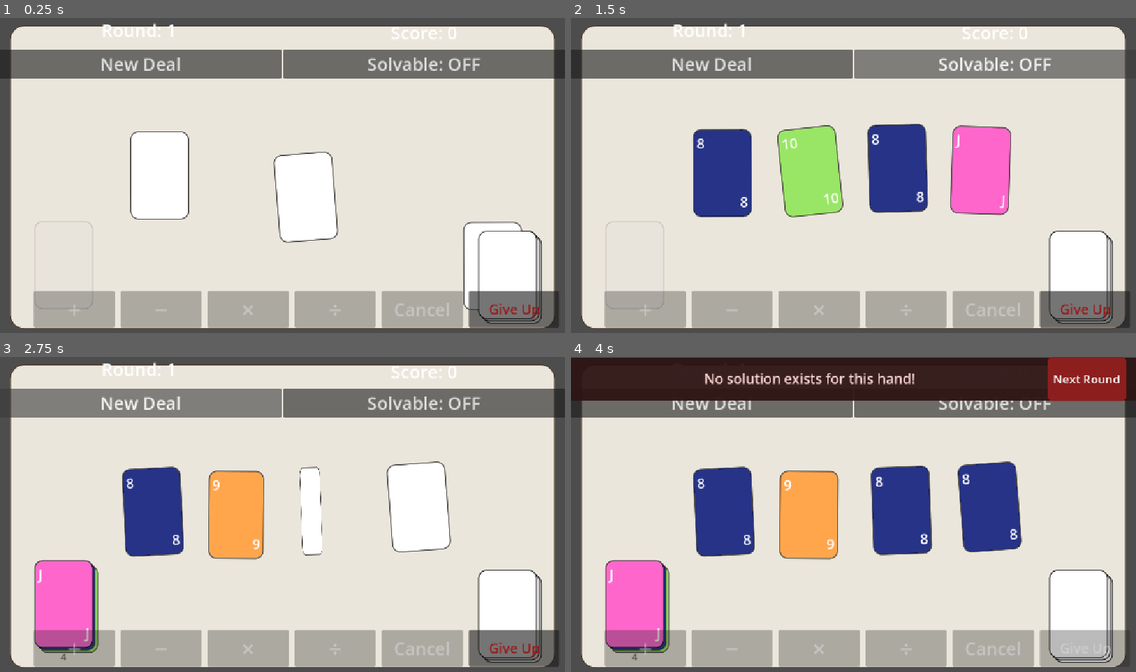
Above: before the commit, frames 1-4 (two rows, left to right).
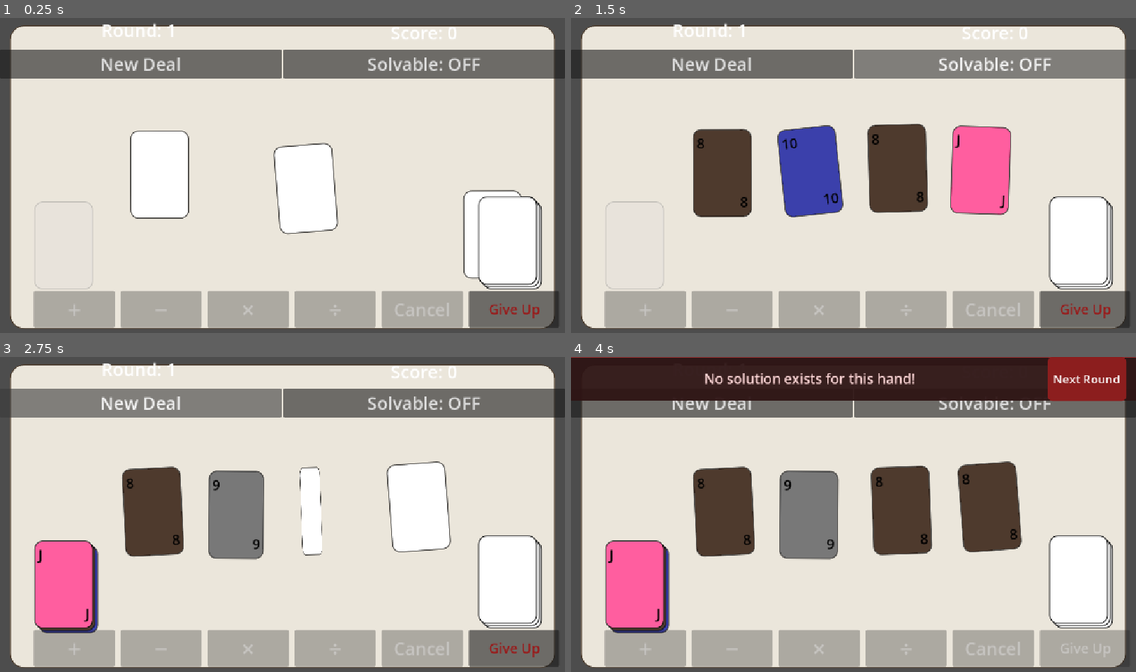
Above: after the commit, the same moments.

Repository: sky-q-xu/card-24
Game: Godot game, scene res://scenes/main.tscn
Same seed, same stepped clock (60 frames per second), same inputs: the game is played once before the commit and once after it.
Inputs:
- Up to frame 1 (0.25 s): no input
- Up to frame 2 (1.5 s): click "Solvable: OFF" at 0.5 s; click "Solvable: ON" at 1.25 s
- Up to frame 3 (2.75 s): click "New Deal" at 2 s
- Up to frame 4 (4 s): click "New Deal" at 2.75 s; click "Give Up" at 3.5 s

The runs differ from the first frame. In frame 1, 3.2% of the frame differs, in the area x 6-96%, y 35-98%; in frame 2, 13%; in frame 3, 11%; in frame 4, 17%, in the area x 6-96%, y 33-98%.

Commit message:
Polish: black card fonts, confetti fix, solvable-toggle re-deal
- Set font_color = black on all card labels (corner + stack layers + badge)
- Fix confetti emitter positions by deferring offset calculation to _show_win
- Extend confetti lifetime to 5.5s so fast particles reach the bottom
- Re-deal immediately when Solvable toggle is turned ON

Co-Authored-By: Claude Sonnet 4.6 <noreply@anthropic.com>

Diff:
--- a/scenes/card.tscn
+++ b/scenes/card.tscn
@@ -31,6 +31,7 @@
 offset_top = 8.0
 offset_right = 72.0
 offset_bottom = 50.0
+theme_override_colors/font_color = Color(0, 0, 0, 1)
 theme_override_font_sizes/font_size = 22
 horizontal_alignment = 0
 vertical_alignment = 1
@@ -45,6 +46,7 @@
 offset_top = -50.0
 offset_right = -8.0
 offset_bottom = -8.0
+theme_override_colors/font_color = Color(0, 0, 0, 1)
 theme_override_font_sizes/font_size = 22
 horizontal_alignment = 2
 vertical_alignment = 1
@@ -60,6 +62,7 @@
 offset_top = 8.0
 offset_right = 72.0
 offset_bottom = 50.0
+theme_override_colors/font_color = Color(0, 0, 0, 1)
 theme_override_font_sizes/font_size = 22
 horizontal_alignment = 0
 vertical_alignment = 1
@@ -74,6 +77,7 @@
 offset_top = -50.0
 offset_right = -8.0
 offset_bottom = -8.0
+theme_override_colors/font_color = Color(0, 0, 0, 1)
 theme_override_font_sizes/font_size = 22
 horizontal_alignment = 2
 vertical_alignment = 1
@@ -91,6 +95,7 @@
 offset_top = 8.0
 offset_right = 72.0
 offset_bottom = 50.0
+theme_override_colors/font_color = Color(0, 0, 0, 1)
 theme_override_font_sizes/font_size = 22
 horizontal_alignment = 0
 vertical_alignment = 1
@@ -105,6 +110,7 @@
 offset_top = -50.0
 offset_right = -8.0
 offset_bottom = -8.0
+theme_override_colors/font_color = Color(0, 0, 0, 1)
 theme_override_font_sizes/font_size = 22
 horizontal_alignment = 2
 vertical_alignment = 1
@@ -122,6 +128,7 @@
 offset_top = 8.0
 offset_right = 72.0
 offset_bottom = 50.0
+theme_override_colors/font_color = Color(0, 0, 0, 1)
 theme_override_font_sizes/font_size = 22
 horizontal_alignment = 0
 vertical_alignment = 1
@@ -136,6 +143,7 @@
 offset_top = -50.0
 offset_right = -8.0
 offset_bottom = -8.0
+theme_override_colors/font_color = Color(0, 0, 0, 1)
 theme_override_font_sizes/font_size = 22
 horizontal_alignment = 2
 vertical_alignment = 1
@@ -150,6 +158,7 @@
 offset_top = 8.0
 offset_right = 72.0
 offset_bottom = 52.0
+theme_override_colors/font_color = Color(0, 0, 0, 1)
 theme_override_font_sizes/font_size = 28
 horizontal_alignment = 0
 vertical_alignment = 1
@@ -164,6 +173,7 @@
 offset_top = -52.0
 offset_right = -8.0
 offset_bottom = -8.0
+theme_override_colors/font_color = Color(0, 0, 0, 1)
 theme_override_font_sizes/font_size = 28
 horizontal_alignment = 2
 vertical_alignment = 1
@@ -176,6 +186,7 @@
 anchor_bottom = 1.0
 grow_horizontal = 2
 grow_vertical = 2
+theme_override_colors/font_color = Color(0, 0, 0, 1)
 theme_override_font_sizes/font_size = 14
 horizontal_alignment = 1
 vertical_alignment = 1
--- a/scenes/main.tscn
+++ b/scenes/main.tscn
@@ -1,11 +1,23 @@
-[gd_scene load_steps=10 format=3]
+[gd_scene format=3 uid="uid://c5kai8wyp7pmh"]
 
-[ext_resource type="Script" path="res://scripts/main.gd" id="1"]
+[ext_resource type="Script" uid="uid://4rowgqc2krih" path="res://scripts/main.gd" id="1"]
 [ext_resource type="PackedScene" path="res://scenes/operator_bar.tscn" id="2"]
-[ext_resource type="PackedScene" path="res://scenes/hud.tscn" id="3"]
+[ext_resource type="PackedScene" uid="uid://bj05n3a5mqu1q" path="res://scenes/hud.tscn" id="3"]
 [ext_resource type="PackedScene" path="res://scenes/screens/win_screen.tscn" id="4"]
 [ext_resource type="PackedScene" path="res://scenes/screens/lose_screen.tscn" id="5"]
 [ext_resource type="PackedScene" path="res://scenes/screens/give_up_screen.tscn" id="6"]
+
+[sub_resource type="StyleBoxFlat" id="7"]
+bg_color = Color(0.92, 0.9, 0.86, 1)
+border_width_left = 2
+border_width_top = 2
+border_width_right = 2
+border_width_bottom = 2
+border_color = Color(0.3, 0.24, 0.18, 1)
+corner_radius_top_left = 28
+corner_radius_top_right = 28
+corner_radius_bottom_right = 28
+corner_radius_bottom_left = 28
 
 [sub_resource type="StyleBoxFlat" id="6"]
 bg_color = Color(1, 1, 1, 1)
@@ -16,20 +28,8 @@
 border_color = Color(0.15, 0.15, 0.15, 1)
 corner_radius_top_left = 16
 corner_radius_top_right = 16
+corner_radius_bottom_right = 16
 corner_radius_bottom_left = 16
-corner_radius_bottom_right = 16
-
-[sub_resource type="StyleBoxFlat" id="7"]
-bg_color = Color(0.92, 0.90, 0.86, 1)
-border_width_left = 2
-border_width_top = 2
-border_width_right = 2
-border_width_bottom = 2
-border_color = Color(0.30, 0.24, 0.18, 1)
-corner_radius_top_left = 28
-corner_radius_top_right = 28
-corner_radius_bottom_left = 28
-corner_radius_bottom_right = 28
 
 [sub_resource type="StyleBoxFlat" id="8"]
 bg_color = Color(0.85, 0.85, 0.85, 0.18)
@@ -40,17 +40,17 @@
 border_color = Color(0.5, 0.5, 0.5, 0.35)
 corner_radius_top_left = 16
 corner_radius_top_right = 16
+corner_radius_bottom_right = 16
 corner_radius_bottom_left = 16
-corner_radius_bottom_right = 16
 
-[node name="Main" type="Node2D"]
+[node name="Main" type="Node2D" unique_id=14108920]
 script = ExtResource("1")
 
-[node name="BackgroundLayer" type="CanvasLayer" parent="."]
+[node name="BackgroundLayer" type="CanvasLayer" parent="." unique_id=1834076352]
 layer = -1
 
-[node name="Background" type="Panel" parent="BackgroundLayer"]
-layout_mode = 1
+[node name="Background" type="Panel" parent="BackgroundLayer" unique_id=340168364]
+anchors_preset = 15
 anchor_right = 1.0
 anchor_bottom = 1.0
 offset_left = 20.0
@@ -59,71 +59,71 @@
 offset_bottom = -12.0
 theme_override_styles/panel = SubResource("7")
 
-[node name="GameBoard" type="Node2D" parent="."]
+[node name="GameBoard" type="Node2D" parent="." unique_id=277816719]
 
-[node name="CardSlots" type="Node2D" parent="GameBoard"]
+[node name="CardSlots" type="Node2D" parent="GameBoard" unique_id=804606056]
 
-[node name="Slot0" type="Marker2D" parent="GameBoard/CardSlots"]
+[node name="Slot0" type="Marker2D" parent="GameBoard/CardSlots" unique_id=1866189957]
 position = Vector2(246, 225)
 
-[node name="Slot1" type="Marker2D" parent="GameBoard/CardSlots"]
+[node name="Slot1" type="Marker2D" parent="GameBoard/CardSlots" unique_id=1764608213]
 position = Vector2(426, 225)
 
-[node name="Slot2" type="Marker2D" parent="GameBoard/CardSlots"]
+[node name="Slot2" type="Marker2D" parent="GameBoard/CardSlots" unique_id=399212370]
 position = Vector2(606, 225)
 
-[node name="Slot3" type="Marker2D" parent="GameBoard/CardSlots"]
+[node name="Slot3" type="Marker2D" parent="GameBoard/CardSlots" unique_id=735598947]
 position = Vector2(786, 225)
 
-[node name="Deck" type="Node2D" parent="GameBoard"]
-position = Vector2(975, 435)
+[node name="Deck" type="Node2D" parent="GameBoard" unique_id=1370358281]
+position = Vector2(975, 365)
 
-[node name="Layer2" type="Panel" parent="GameBoard/Deck"]
+[node name="Layer2" type="Panel" parent="GameBoard/Deck" unique_id=1037053738]
 offset_left = 10.0
 offset_top = 10.0
 offset_right = 130.0
 offset_bottom = 190.0
 theme_override_styles/panel = SubResource("6")
 
-[node name="Layer1" type="Panel" parent="GameBoard/Deck"]
+[node name="Layer1" type="Panel" parent="GameBoard/Deck" unique_id=685819394]
 offset_left = 5.0
 offset_top = 5.0
 offset_right = 125.0
 offset_bottom = 185.0
 theme_override_styles/panel = SubResource("6")
 
-[node name="Layer0" type="Panel" parent="GameBoard/Deck"]
+[node name="Layer0" type="Panel" parent="GameBoard/Deck" unique_id=48246479]
 offset_right = 120.0
 offset_bottom = 180.0
 theme_override_styles/panel = SubResource("6")
 
-[node name="DiscardPile" type="Node2D" parent="GameBoard"]
-position = Vector2(70, 415)
+[node name="DiscardPile" type="Node2D" parent="GameBoard" unique_id=2124266396]
+position = Vector2(70, 375)
 
-[node name="EmptySlot" type="Panel" parent="GameBoard/DiscardPile"]
+[node name="EmptySlot" type="Panel" parent="GameBoard/DiscardPile" unique_id=641467980]
 offset_right = 120.0
 offset_bottom = 180.0
 theme_override_styles/panel = SubResource("8")
 
-[node name="CountLabel" type="Label" parent="GameBoard/DiscardPile"]
+[node name="CountLabel" type="Label" parent="GameBoard/DiscardPile" unique_id=1258828959]
+visible = false
 offset_top = 185.0
 offset_right = 120.0
 offset_bottom = 215.0
+theme_override_colors/font_color = Color(0.35, 0.28, 0.2, 1)
 theme_override_font_sizes/font_size = 18
-theme_override_colors/font_color = Color(0.35, 0.28, 0.20, 1)
 horizontal_alignment = 1
-text = ""
 
-[node name="OperatorBar" parent="." instance=ExtResource("2")]
+[node name="OperatorBar" parent="." unique_id=688223581 instance=ExtResource("2")]
 
-[node name="HUD" parent="." instance=ExtResource("3")]
+[node name="HUD" parent="." unique_id=279571838 instance=ExtResource("3")]
 
-[node name="WinScreen" parent="." instance=ExtResource("4")]
+[node name="WinScreen" parent="." unique_id=249563921 instance=ExtResource("4")]
 offset = Vector2(-550, -200)
 transform = Transform2D(1, 0, 0, 1, -550, -200)
 
-[node name="LoseScreen" parent="." instance=ExtResource("5")]
+[node name="LoseScreen" parent="." unique_id=1024498772 instance=ExtResource("5")]
 offset = Vector2(-550, -200)
 transform = Transform2D(1, 0, 0, 1, -550, -200)
 
-[node name="GiveUpScreen" parent="." instance=ExtResource("6")]
+[node name="GiveUpScreen" parent="." unique_id=1088034401 instance=ExtResource("6")]
--- a/scripts/card.gd
+++ b/scripts/card.gd
@@ -82,6 +82,25 @@
 	$Panel/BottomLabel.visible = false
 
 func reveal_face() -> void:
+	$Panel.add_theme_stylebox_override("panel", _make_card_style(value))
+	$Panel/TopLabel.visible = true
+	$Panel/BottomLabel.visible = true
+
+func collapse_to_face_up() -> void:
+	if not is_merged:
+		return
+	# Merged cards have their origin at the visual center; restore top-left origin.
+	global_position -= Vector2(CARD_W * 0.5, CARD_H * 0.5)
+	is_merged = false
+	$StackLayer0.visible = false
+	$StackLayer1.visible = false
+	$StackLayer2.visible = false
+	$StackLayer3.visible = false
+	$Panel/BarLabel.visible = false
+	$Panel.offset_left   = 0.0
+	$Panel.offset_top    = 0.0
+	$Panel.offset_right  = CARD_W
+	$Panel.offset_bottom = CARD_H
 	$Panel.add_theme_stylebox_override("panel", _make_card_style(value))
 	$Panel/TopLabel.visible = true
 	$Panel/BottomLabel.visible = true
@@ -183,20 +202,20 @@
 		var hue := fmod(absf(v) * 0.618033988749, 1.0)
 		return Color.from_hsv(hue, 0.55, 0.88)
 	match int(roundf(v)):
-		1:  return Color(1.0, 0.85, 0.3)
-		2:  return Color(0.5, 0.85, 0.5)
-		3:  return Color(1.0, 0.5,  0.4)
-		4:  return Color(0.4, 0.7,  1.0)
-		5:  return Color(0.75, 0.5, 1.0)
-		6:  return Color(0.3, 0.8,  0.8)
+		1:  return Color(1.0, 0.0, 0.302, 1.0)
+		2:  return Color(0.95, 0.491, 0.0, 1.0)
+		3:  return Color(1.0, 0.928, 0.14, 1.0)
+		4:  return Color(0.344, 0.84, 0.344, 1.0)
+		5:  return Color(0.5, 0.975, 1.0, 1.0)
+		6:  return Color(0.59, 0.296, 0.8, 1.0)
 		7:  return Color(1.0, 0.6,  0.8)
-		8:  return Color(0.15, 0.2, 0.53)
-		9:  return Color(1.0, 0.65, 0.3)
-		10: return Color(0.6, 0.9,  0.4)
-		11: return Color(1.0, 0.4,  0.8)
-		12: return Color(0.125, 0.55, 0.55)
-		13: return Color(0.9, 0.3,  0.3)
-		24: return Color(1.0, 0.9,  0.0)
+		8:  return Color(0.304, 0.227, 0.178, 1.0)
+		9:  return Color(0.47, 0.47, 0.47, 1.0)
+		10: return Color(0.233, 0.25, 0.672, 1.0)
+		11: return Color(1.0, 0.37, 0.622, 1.0)
+		12: return Color(0.184, 0.8, 0.8, 1.0)
+		13: return Color(0.35, 0.115, 0.115, 1.0)
+		24: return Color(0.033, 1.0, 0.0, 1.0)
 		_:
 			var hue := fmod(absf(roundf(v)) * 0.618033988749, 1.0)
 			return Color.from_hsv(hue, 0.55, 0.88)
--- a/scripts/hud.gd
+++ b/scripts/hud.gd
@@ -28,6 +28,8 @@
 func _on_solvable_toggled() -> void:
 	GameManager.ensure_solvable = !GameManager.ensure_solvable
 	solvable_toggle.text = "Solvable: ON" if GameManager.ensure_solvable else "Solvable: OFF"
+	if GameManager.ensure_solvable:
+		GameManager.deal_new_round(false)
 
 func _on_give_up_pressed() -> void:
 	GameManager.give_up()
--- a/scripts/main.gd
+++ b/scripts/main.gd
@@ -25,6 +25,7 @@
 func _ready() -> void:
 	GameManager.round_started.connect(_on_round_started)
 	GameManager.game_given_up.connect(_on_game_given_up)
+	GameManager.game_won.connect(_on_game_won)
 	GameManager.deal_new_round(false)
 	_create_walls()
 
@@ -47,6 +48,14 @@
 		sb.add_child(cs)
 		add_child(sb)
 
+func _on_game_won() -> void:
+	# Win screen covers the board, so free the winning card now so it doesn't
+	# get sent to the discard pile when the next round starts.
+	for card in _live_cards:
+		if is_instance_valid(card):
+			card.queue_free()
+	_live_cards.clear()
+
 func _on_game_given_up(solvable: bool, steps: Array) -> void:
 	if solvable:
 		_auto_solve_animation(steps)  # fire-and-forget coroutine
@@ -172,10 +181,25 @@
 		if not _auto_solving:
 			return
 
-	# Pause so the player can see the final result, then start next round
+	# Pause so the player can see the final result, then start next round.
+	# Replace merged cards with their leaf cards so individual face-up cards
+	# (not the merged "24" stack) fly to the discard pile.
 	await get_tree().create_timer(2.0).timeout
 	if _auto_solving:
 		_auto_solving = false
+		var new_live: Array = []
+		for card in _live_cards:
+			if not is_instance_valid(card):
+				continue
+			if card.is_merged:
+				var leaves := _spawn_leaves_from_data(_card_data(card), card.global_position)
+				for leaf in leaves:
+					add_child(leaf)
+					new_live.append(leaf)
+				card.queue_free()
+			else:
+				new_live.append(card)
+		_live_cards = new_live
 		GameManager.deal_new_round()
 
 func _animate_to_discard(card: Card, delay: float) -> void:
@@ -184,9 +208,9 @@
 	card.freeze = true
 	card.linear_velocity = Vector2.ZERO
 	card.angular_velocity = 0.0
-	# Prevent discarded cards from triggering drop events or physics collisions
 	card.get_node("CollisionShape2D").disabled = true
 	card.get_node("Area2D").monitoring = false
+	card.get_node("Area2D").monitorable = false
 	var dest: Vector2 = $GameBoard/DiscardPile.global_position
 	var tween := create_tween()
 	if delay > 0.0:
@@ -232,12 +256,26 @@
 		if t:
 			t.kill()
 	_active_deal_tweens.clear()
-	# Only animate cards that were fully on the board; free mid-deal cards immediately
+	# Decompose merged cards to their original leaf cards first so plain face-up
+	# cards go to the discard pile — never a merged stack visual.
 	var deck_pos: Vector2 = _deck.global_position
 	var discard_delay := 0.0
 	for card in _live_cards:
+		if not is_instance_valid(card):
+			continue
 		if card.global_position.distance_to(deck_pos) < 80.0:
 			card.queue_free()  # still at/near deck, never made it to the board
+		elif card.is_merged:
+			var leaves := _spawn_leaves_from_data(_card_data(card), card.global_position)
+			card.queue_free()
+			for leaf in leaves:
+				add_child(leaf)
+				if leaf.global_position.distance_to(deck_pos) < 80.0:
+					leaf.queue_free()
+				else:
+					_discard_count += 1
+					_animate_to_discard(leaf, discard_delay)
+					discard_delay += 0.06
 		else:
 			_discard_count += 1
 			_animate_to_discard(card, discard_delay)
@@ -382,8 +420,10 @@
 		.set_trans(Tween.TRANS_BACK).set_ease(Tween.EASE_OUT)
 	await unfold.finished
 
-	merged.freeze = false
-	merged.input_enabled = true
+	# _on_game_won/_on_game_lost may have freed merged already; guard before touching it.
+	if is_instance_valid(merged):
+		merged.freeze = false
+		merged.input_enabled = true
 	_set_cards_interactive(true)
 
 func _on_card_unmerged(merged: Card) -> void:
--- a/scripts/win_screen.gd
+++ b/scripts/win_screen.gd
@@ -1,12 +1,73 @@
 extends CanvasLayer
+
+const _CONFETTI_COLORS: Array[Color] = [
+	Color(1.0, 0.22, 0.22),  # red
+	Color(1.0, 0.85, 0.10),  # yellow
+	Color(0.18, 0.80, 0.22), # green
+	Color(0.20, 0.60, 1.00), # blue
+	Color(0.90, 0.20, 0.90), # magenta
+	Color(0.10, 0.85, 0.85), # cyan
+]
+
+var _confetti: Array[CPUParticles2D] = []
 
 func _ready() -> void:
 	hide()
 	GameManager.game_won.connect(_show_win)
+	_build_confetti()
+
+func _build_confetti() -> void:
+	# 10×6 white rectangle → tinted per-emitter to look like confetti pieces
+	var img := Image.create(10, 6, false, Image.FORMAT_RGBA8)
+	img.fill(Color.WHITE)
+	var tex := ImageTexture.create_from_image(img)
+
+	# Positions are resolved in _show_win once the layer offset is guaranteed set.
+	# Build emitters at placeholder position (0,0); _place_confetti moves them.
+	for col: Color in _CONFETTI_COLORS:
+		for _i in 2:
+			var p := CPUParticles2D.new()
+			p.emitting = false
+			p.one_shot = true
+			p.explosiveness = 0.85
+			p.amount = 25
+			p.lifetime = 5.5
+			p.randomness = 0.6
+			p.texture = tex
+			p.color = col
+			p.spread = 60.0
+			p.initial_velocity_min = 250.0
+			p.initial_velocity_max = 720.0
+			p.gravity = Vector2(0.0, 280.0)
+			p.angular_velocity_min = -720.0
+			p.angular_velocity_max = 720.0
+			p.scale_amount_min = 1.5
+			p.scale_amount_max = 3.5
+			add_child(p)
+			_confetti.append(p)
+
+func _place_confetti() -> void:
+	# Called from _show_win so CanvasLayer.offset is guaranteed to reflect the
+	# value set by main.tscn before we compute screen-space corner positions.
+	var lo := offset
+	var vp_w := 1152.0
+	var vp_h := 648.0
+	var corners := [
+		{"pos": Vector2(0.0,  vp_h) - lo, "dir": Vector2( 1.0, -1.0).normalized()},
+		{"pos": Vector2(vp_w, vp_h) - lo, "dir": Vector2(-1.0, -1.0).normalized()},
+	]
+	for i in _confetti.size():
+		var p: CPUParticles2D = _confetti[i]
+		var corner: Dictionary = corners[i % 2]
+		p.position = corner["pos"]
+		p.direction = corner["dir"]
 
 func _show_win() -> void:
 	$CenterContainer/VBoxContainer/ScoreLabel.text = "Score: %d" % GameManager.score
 	show()
+	_place_confetti()
+	for p: CPUParticles2D in _confetti:
+		p.restart()
 
 func _on_next_round_pressed() -> void:
 	hide()
